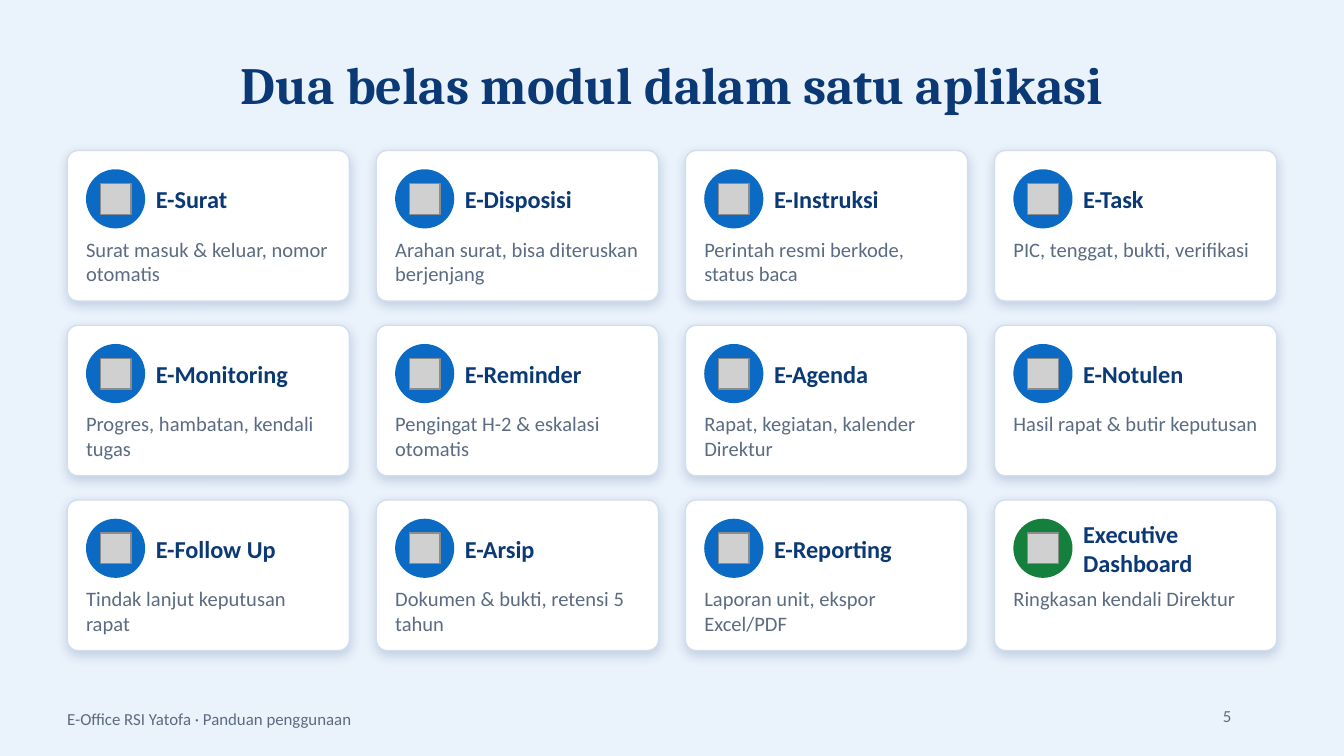
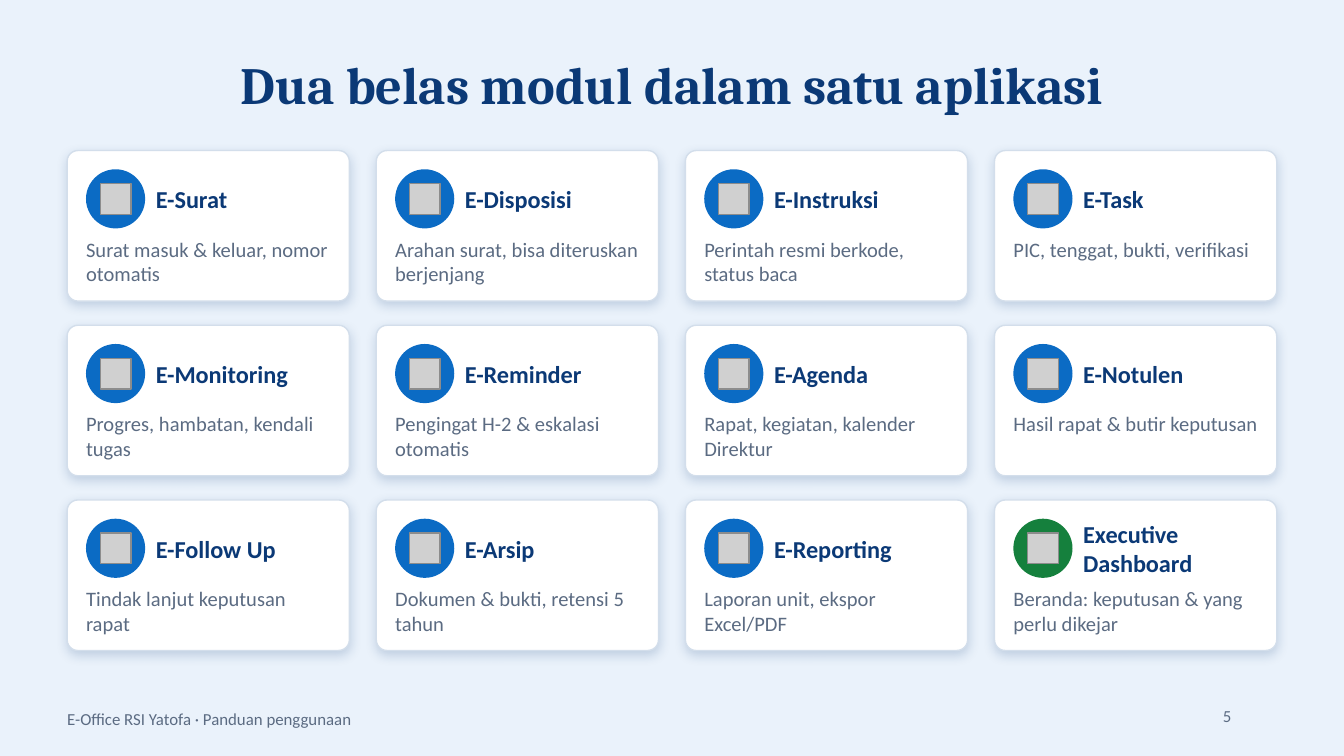
Before and after one commit to krisnapranata/E-Office, a slide deck: slide 5 of Panduan_EOffice_RSI_Yatofa.pptx. Drawn at 1344x756 pixels with LibreOffice and Linux fonts; fonts in the diff are those of the drawing; grey boxes stand for pictures. Boxes give left, top, right and bottom in pixels: in the first picture for what was removed or moved away, otherwise in the second. Text is boxed around its words. In the diff, an @@ line names an element or a change of style, - is before the commit and + after.

```diff
--- a/Panduan_EOffice_RSI_Yatofa.pptx
+++ b/Panduan_EOffice_RSI_Yatofa.pptx
@@ text at bbox=[1013, 591, 1242, 635]: text changed @@
-Ringkasan kendali Direktur
+Beranda: keputusan & yang perlu dikejar
```
Also in this commit, not shown: 9 other slides changed, 6 slides added, 2 slides removed.
